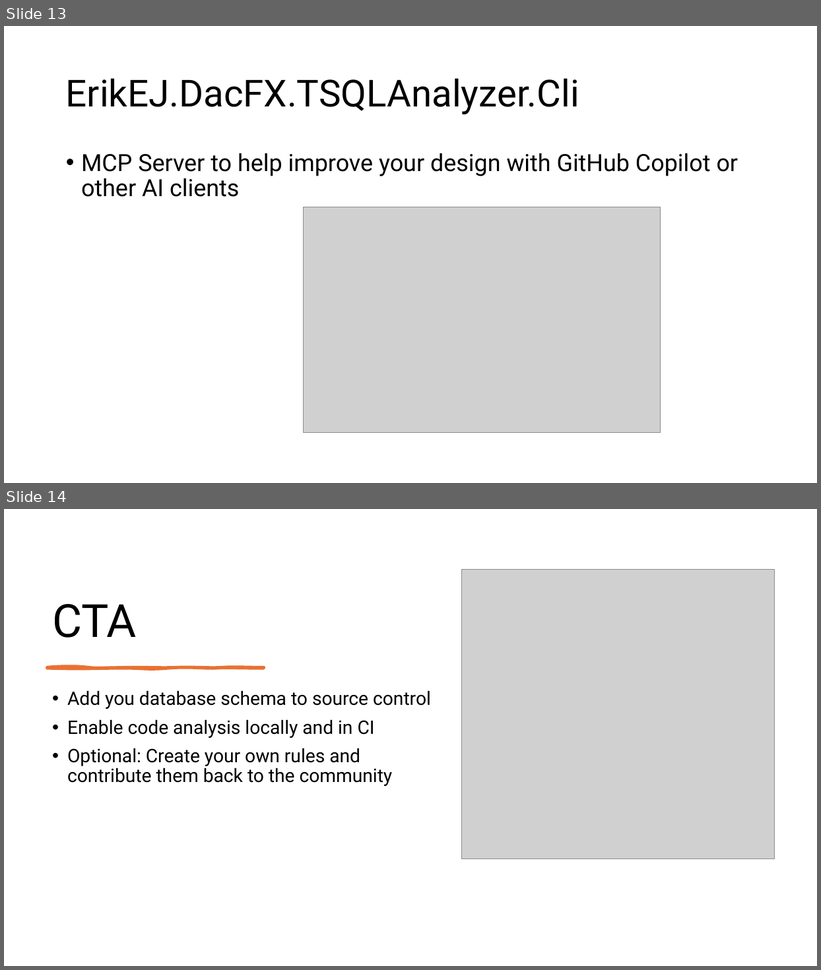
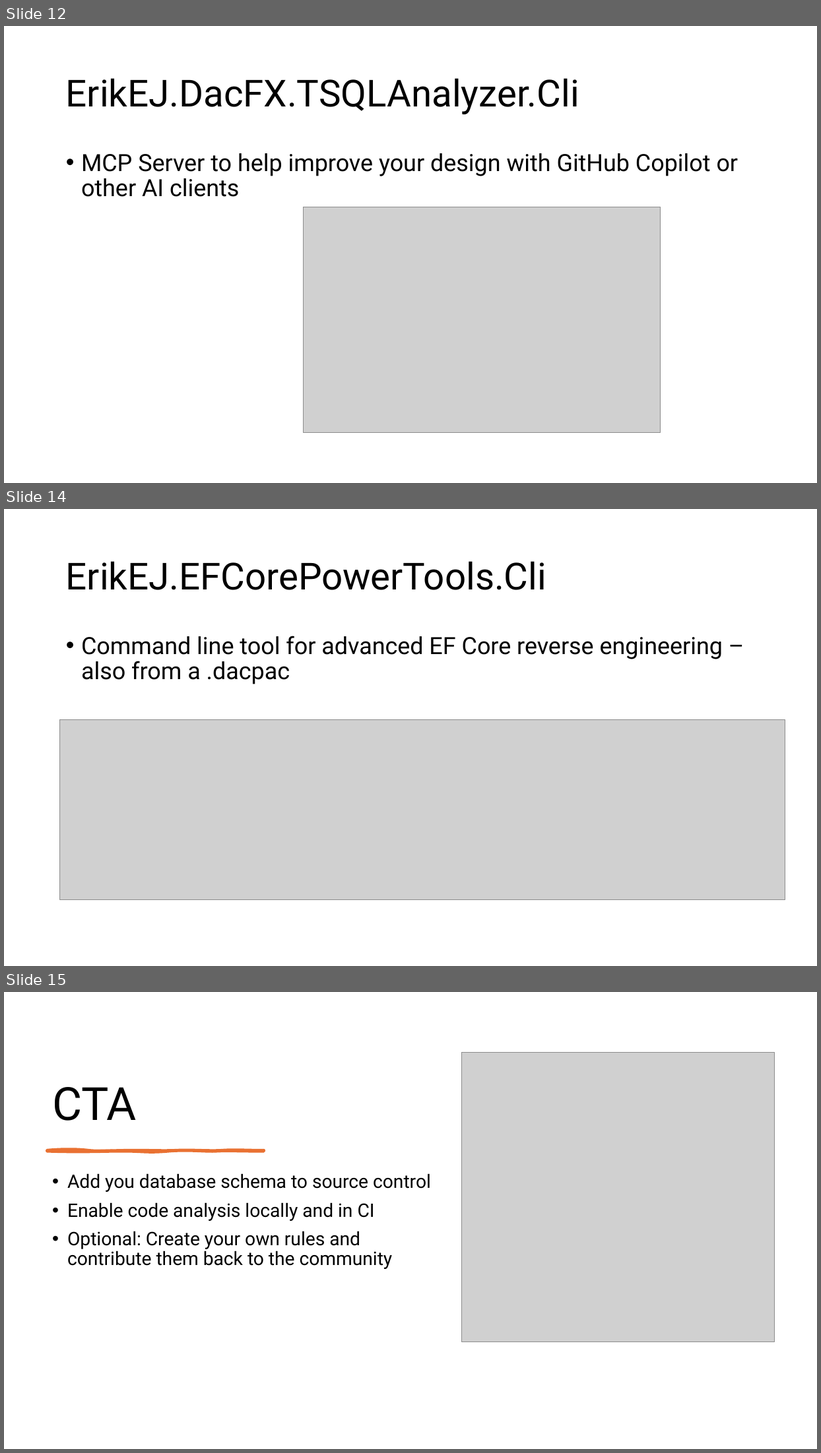
Before and after one commit to ErikEJ/TsqlAnalysis, a slide deck: T-SQL Code analysis.pptx. Shown one above the other, each under a label of ours: slides 13 and 14 before the commit, slides 12, 14 and 15 after it; the slides between them are not shown. The pictures are 821x970 and 821x1453 pixels, drawn with LibreOffice and Linux fonts; fonts in the diff are those of the drawing; grey boxes stand for pictures. Boxes give left, top, right and bottom in pixels: in the first picture for what was removed or moved away, otherwise in the second. Text is boxed around its words. In the diff, an @@ line names an element or a change of style, - is before the commit and + after.

```diff
--- a/T-SQL Code analysis.pptx
+++ b/T-SQL Code analysis.pptx
@@ slide 14 added at box(4, 509, 817, 966), background #FFFFFF @@
@@ title added at box(66, 561, 547, 590), 44 pt, text #000000 @@
+ErikEJ.EFCorePowerTools.Cli
@@ text added at box(81, 636, 723, 685), 28 pt, text #000000 @@
+• Command line tool for advanced EF Core reverse engineering – also from a .dacpac
@@ picture added at box(60, 720, 785, 900) @@
@@ what was slide 13 is now slide 12 @@
@@ what was slide 14 is now slide 15 @@
```
Also in this commit, not shown: 3 slides changed, 2 other files.
